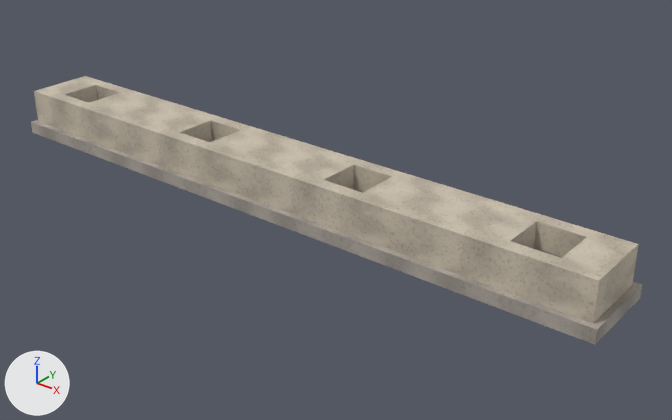
The glTF model D09_石栏基座/D09.glb as it was, and as the next commit left it.
Camera for both pictures: a 50 mm camera at (3.8, -4.17, 2.66) aimed at (0.34, 0.16, -0.02). Lighting does not change. The marker at lower left points along +X, +Y and +Z. The first picture is the older version. Where no turn or scale is listed for an object, it has been applied to the vertices. Vertices at exactly the same position are counted once.

Objects in the first picture: 'D09_cool', 'D09_stone' and 1 more.
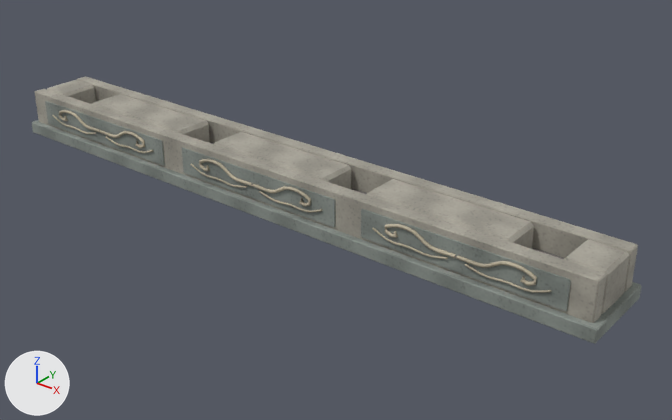
Boxes [x1, y1, x2, y2] around the edits, measured in the pictures (672 x 420 px):
'D09_stone', surface changed, reshaped
    before: [34, 76, 639, 323]
    after: [35, 76, 638, 323]
'D09_cool', surface changed, reshaped (8% taller)
    before: [31, 120, 642, 345]
    after: [32, 101, 641, 344]
'D09_relief', added
    after: [52, 110, 552, 293]
part 1 of me_mesh_0, rebuilt
    before: [34, 76, 639, 323]
    after: [35, 89, 606, 323]
part 2 of me_mesh_0, rebuilt
    before: [89, 93, 212, 142]
    after: [93, 94, 210, 143]
part 3 of me_mesh_0, rebuilt
    before: [210, 130, 354, 189]
    after: [214, 132, 351, 189]
part 4 of me_mesh_0, rebuilt
    before: [363, 177, 537, 248]
    after: [366, 179, 534, 249]
part 5 of me_mesh_0, added
    after: [77, 76, 638, 292]
part 6 of me_mesh_0, added
    after: [47, 80, 96, 104]
part 7 of me_mesh_0, added
    after: [564, 239, 630, 314]

Edits to the bpy script that builds the scene:
```text
Change mat_stone:
    where n2 = _N.new('ShaderNodeMix'); n2.name = 'Mix'
    n2.inputs[7].default_value: (0.672, 0.584, 0.462, 1.0) -> (0.445, 0.418, 0.352, 1.0)  # 'B', pale yellow #d6c9b5 -> 'B', grey #b2ada0
Change mat_cool:
    where n2 = _N.new('ShaderNodeMix'); n2.name = 'Mix'
    n2.inputs[7].default_value: (0.468, 0.418, 0.366, 1.0) -> (0.292, 0.323, 0.292, 1.0)  # 'B', grey #b6ada3 -> 'B', grey #939a93
Add mat_relief:
    mat_relief = bpy.data.materials.new('relief')
    # colours: beige #cbbfa6
    # uses the picture img_image_0
Change me_mesh_0:
    used by ob_d09_stone; location = (0.0, 0.0, 0.0)
    remove me_mesh_0.from_pydata(...)  # 48 vertices, 84 faces; spans x -2.33..2.33, y -0.25..0.25, z 0.0..0.34
    add me_mesh_0.from_pydata(...)  # 168 vertices, 308 faces; spans x -2.33..2.33, y -0.25..0.25, z 0.0..0.34
    me_mesh_0 part 1: the loose piece of 24 vertices spanning x -2.33..2.33, y -0.25..0.25, z 0.0..0.34 is rebuilt with 24 vertices and now spans x -2.33..2.33, y -0.25..-0.15, z 0.0..0.34
    me_mesh_0 part 2: the loose piece of 8 vertices spanning x -1.77..-0.79, y -0.15..0.15, z 0.0..0.34 is rebuilt with 24 vertices and now spans x -1.77..-0.79, y -0.15..0.15, z 0.0..0.34
    me_mesh_0 part 3: the loose piece of 8 vertices spanning x -0.49..0.49, y -0.15..0.15, z 0.0..0.34 is rebuilt with 24 vertices and now spans x -0.49..0.49, y -0.15..0.15, z 0.0..0.34
    me_mesh_0 part 4: the loose piece of 8 vertices spanning x 0.79..1.77, y -0.15..0.15, z 0.0..0.34 is rebuilt with 24 vertices and now spans x 0.79..1.77, y -0.15..0.15, z 0.0..0.34
    me_mesh_0 part 5: a new loose piece of 24 vertices spanning x -2.33..2.33, y 0.15..0.25, z 0.0..0.34, in mat_stone
    me_mesh_0 part 6: a new loose piece of 24 vertices spanning x -2.33..-2.08, y -0.15..0.15, z 0.0..0.34, in mat_stone
    me_mesh_0 part 7: a new loose piece of 24 vertices spanning x 2.08..2.33, y -0.15..0.15, z 0.0..0.34, in mat_stone
Change me_mesh_2:
    used by ob_d09_cool; location = (0.0, 0.0, 0.0)
    remove me_mesh_2.from_pydata(...)  # 8 vertices, 12 faces; spans x -2.37..2.37, y -0.28..0.28, z 0.0..0.09
    add me_mesh_2.from_pydata(...)  # 72 vertices, 116 faces; spans x -2.37..2.37, y -0.28..0.28, z 0.0..0.29
    me_mesh_2 part 8: the whole mesh is rebuilt
Add me_mesh_3:
    me_mesh_3.from_pydata(...)  # 1680 vertices, 3120 faces; spans x -2.09..2.09, y -0.27..0.27, z 0.14..0.29
    me_mesh_3.materials.append(mat_relief)
Add ob_d09_relief:
    ob_d09_relief = bpy.data.objects.new('D09_relief', me_mesh_3)
    ob_d09_relief.location = (0.0, 0.0, 0.0)
```
